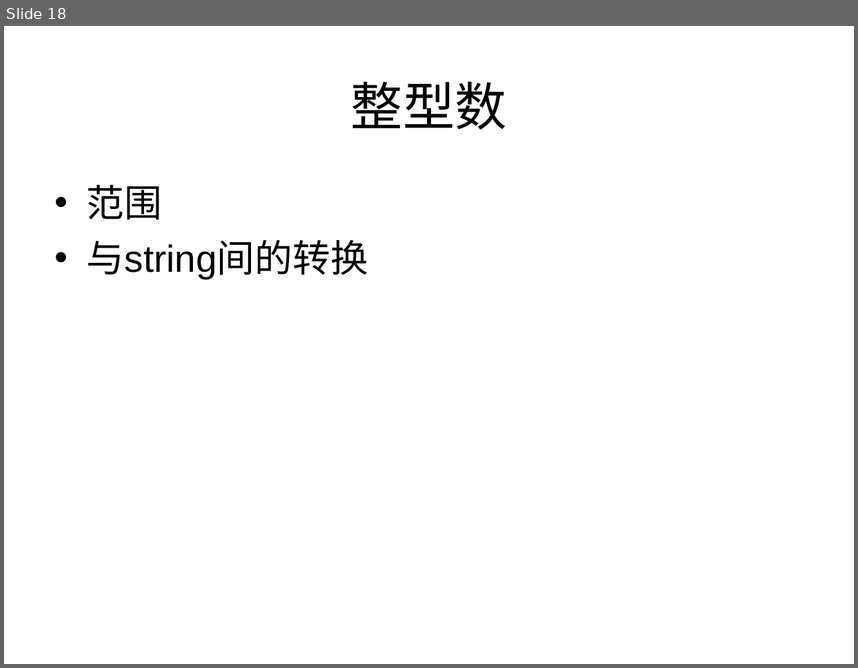
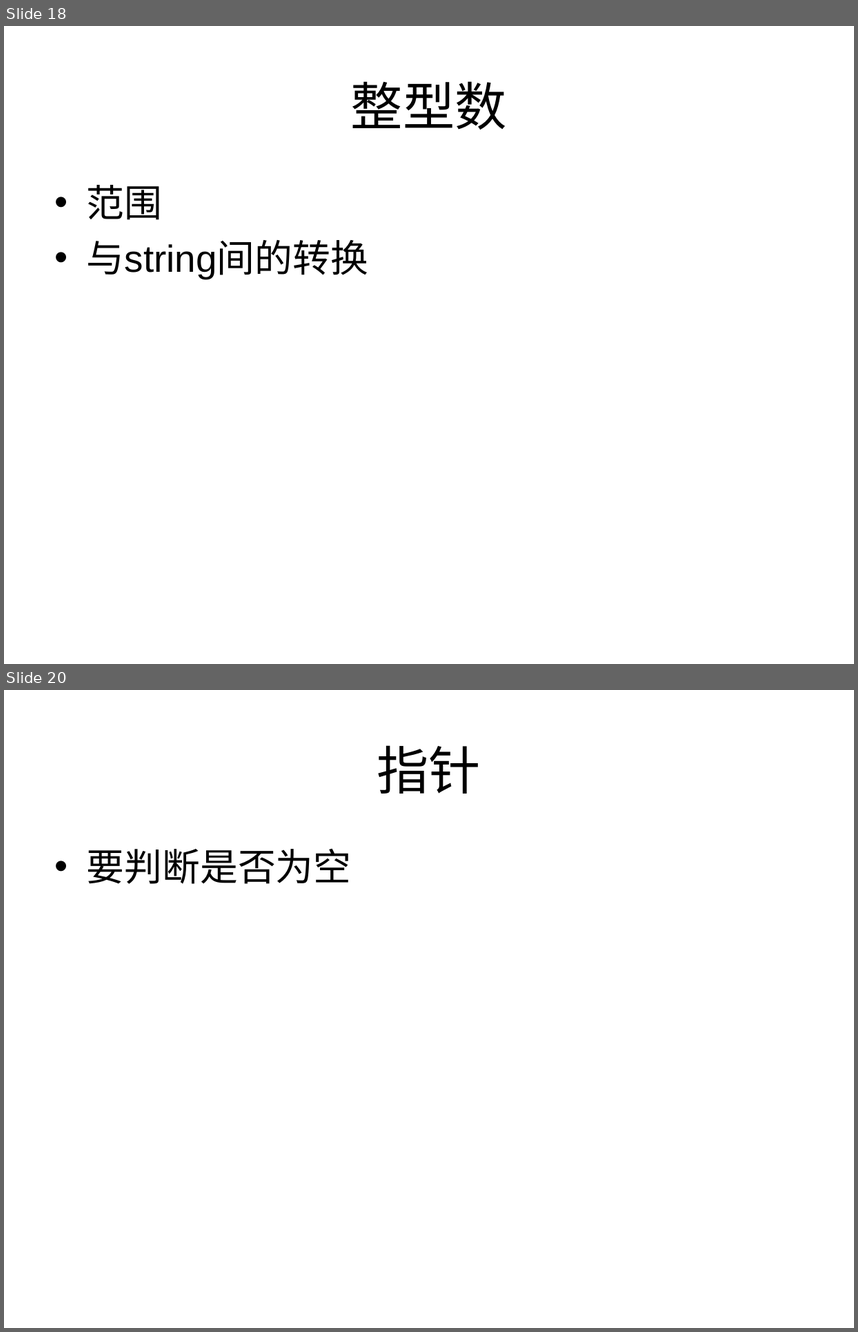
Before and after one commit to houjingbiao/leetcode, a slide deck: solutions/conclusion.ppt. Shown one above the other, each under a label of ours: slide 18 before the commit, slides 18 and 20 after it; the slides between them are not shown. The pictures are 858x668 and 858x1332 pixels, drawn with LibreOffice and Linux fonts; fonts in the diff are those of the drawing. Boxes give left, top, right and bottom in pixels: in the first picture for what was removed or moved away, otherwise in the second. Text is boxed around its words. In the diff, an @@ line names an element or a change of style, - is before the commit and + after.

```diff
--- a/solutions/conclusion.ppt
+++ b/solutions/conclusion.ppt
@@ slide 20 added at (4, 690, 854, 1328), background #FFFFFF @@
@@ title added at (377, 745, 481, 793), 44 pt, text #000000 @@
+指针
@@ text added at (87, 849, 351, 884), 32 pt, text #000000 @@
+• 要判断是否为空
```
Also in this commit, not shown: 1 other slide added, 2 other files.
